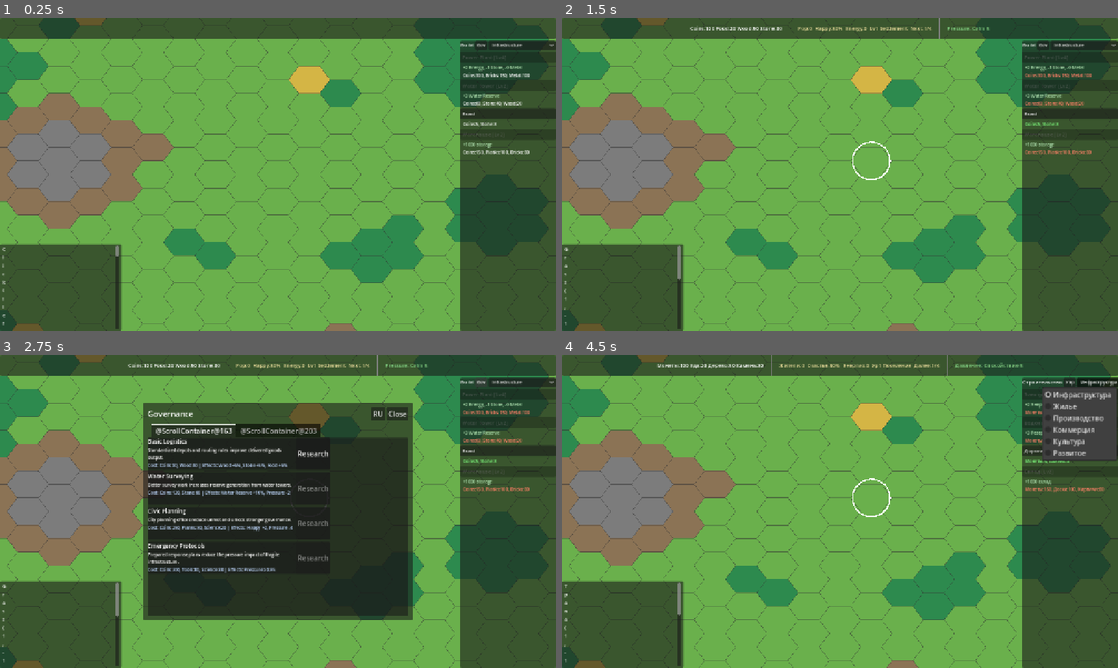
Above: before the commit, frames 1-4 (two rows, left to right).
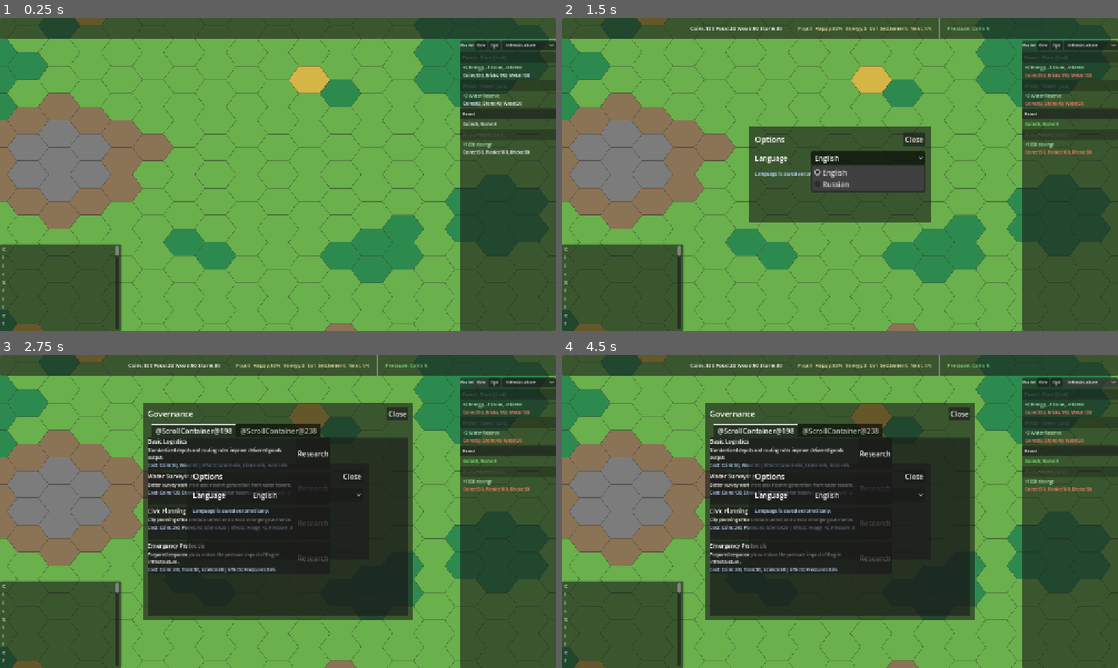
Above: after the commit, the same moments.

Repository: Gaefa/Gamefication
Game: Godot game, scene res://scenes/main.tscn
The game is run twice, just before and just after one commit, with the same random seed, the same clock (stepped at 60 frames per second) and the same inputs.
Inputs (mouse positions are in pixels of both pictures, inside the frame that each line leads up to):
- Up to frame 1 (0.25 s): no input
- Up to frame 2 (1.5 s): click (1056, 46) at 0.5 s, where only the run after the commit has a clickable "Opt"; click (867, 158) at 1.25 s, where only the run after the commit has a clickable "English"
- Up to frame 3 (2.75 s): click "Gov" at 2 s
- Up to frame 4 (4.5 s): click (940, 414) at 2.75 s, where only the run before the commit has a clickable "RU"; click (1067, 383) at 3.5 s, where only the run before the commit has a clickable "Упр"; click (1101, 383) at 4.25 s, where only the run before the commit has a clickable "Инфраструктура"

The runs differ from the first frame. In frame 1, less than 0.1% of the frame differs, in the area x 20-97%, y 7-77%; in frame 2, 10%; in frame 3, 1.8%; in frame 4, 37%, in the area x 0-100%, y 0-99%.

Commit message:
feat: add persisted language options

Diff:
--- a/godot/content/base/localization.json
+++ b/godot/content/base/localization.json
@@ -68,12 +68,12 @@
     "ru": "ЧС"
   },
   "ui.welcome.text": {
-    "en": "Click tile for info\nWASD-Move Scroll-Zoom LMB-Select\nRMB/Esc-Cancel U-Upgrade R-Repair\nB-Bulldoze V-Range G-Gov H-Help",
-    "ru": "Клик по клетке - информация\nWASD-движение Колесо-зум ЛКМ-выбор\nПКМ/Esc-отмена U-улучшить R-починить\nB-снести V-радиус G-управление H-помощь"
+    "en": "Click tile for info\nWASD-Move Scroll-Zoom LMB-Select\nRMB/Esc-Cancel U-Upgrade R-Repair\nB-Bulldoze V-Range G-Gov O-Options H-Help",
+    "ru": "Клик по клетке - информация\nWASD-движение Колесо-зум ЛКМ-выбор\nПКМ/Esc-отмена U-улучшить R-починить\nB-снести V-радиус G-управление O-настройки H-помощь"
   },
   "ui.help.text": {
-    "en": "=== PIXEL CITY BUILDER ===\n\nQUICK START:\n  1.  …(588 unchanged characters)… uction! Higher roads = bigger bonus.\n\nPRESSURE: Calm > Tension > Crisis > Emer …(69 unchanged characters)…
-    "ru": "=== PIXEL CITY BUILDER ===\n\nБЫСТРЫЙ СТАРТ:\n  1 …(657 unchanged characters)… лучшенные дороги дают больший бонус.\n\nДАВЛЕНИЕ: Спокойствие > Напряжение > Кри …(70 unchanged characters)…
+    "en": "=== PIXEL CITY BUILDER ===\n\nQUICK START:\n  1.  …(588 unchanged characters)… uction! Higher roads = bigger bonus.\n\nCONTROLS:\n  G=Governance O=Options H=Help V=Ranges\n\nPRESSURE: Calm > Tension > Crisis > Emer …(69 unchanged characters)…
+    "ru": "=== PIXEL CITY BUILDER ===\n\nБЫСТРЫЙ СТАРТ:\n  1 …(657 unchanged characters)… лучшенные дороги дают больший бонус.\n\nУПРАВЛЕНИЕ:\n  G=управление O=настройки H=помощь V=радиусы\n\nДАВЛЕНИЕ: Спокойствие > Напряжение > Кри …(70 unchanged characters)…
   },
   "ui.tile.cannot_build": {
     "en": "Cannot build here",
@@ -1522,5 +1522,33 @@
   "ui.event.title": {
     "en": "Event",
     "ru": "Событие"
+  },
+  "ui.settings.short": {
+    "en": "Opt",
+    "ru": "Настр"
+  },
+  "ui.settings.tooltip": {
+    "en": "Options (O): language and settings",
+    "ru": "Настройки (O): язык и параметры"
+  },
+  "ui.settings.title": {
+    "en": "Options",
+    "ru": "Настройки"
+  },
+  "ui.settings.language": {
+    "en": "Language",
+    "ru": "Язык"
+  },
+  "ui.settings.language_note": {
+    "en": "Language is saved automatically.",
+    "ru": "Язык сохраняется автоматически."
+  },
+  "ui.language.english": {
+    "en": "English",
+    "ru": "Английский"
+  },
+  "ui.language.russian": {
+    "en": "Russian",
+    "ru": "Русский"
   }
 }
--- a/godot/project.godot
+++ b/godot/project.godot
@@ -87,6 +87,11 @@
 "events": [Object(InputEventKey,"resource_local_to_scene":false,"resource_name":"","device":-1,"window_id":0,"alt_press …(190 unchanged characters)…
 ]
 }
+toggle_settings={
+"deadzone": 0.5,
+"events": [Object(InputEventKey,"resource_local_to_scene":false,"resource_name":"","device":-1,"window_id":0,"alt_pressed":false,"shift_pressed":false,"ctrl_pressed":false,"meta_pressed":false,"pressed":false,"keycode":79,"physical_keycode":0,"key_label":0,"unicode":0,"location":0,"echo":false,"script":null)
+]
+}
 
 [physics]
 
--- a/godot/scripts/autoload/localization.gd
+++ b/godot/scripts/autoload/localization.gd
@@ -5,6 +5,7 @@
 signal locale_changed(locale: String)
 
 const CONTENT_PATH := "res://content/base/localization.json"
+const SETTINGS_PATH := "user://settings.cfg"
 const DEFAULT_LOCALE := "en"
 const SUPPORTED_LOCALES: Array[String] = ["en", "ru"]
 
@@ -15,14 +16,18 @@
 func _ready() -> void:
 	_load_strings()
 	var engine_locale := TranslationServer.get_locale().substr(0, 2).to_lower()
-	set_locale(engine_locale if SUPPORTED_LOCALES.has(engine_locale) else DEFAULT_LOCALE, false)
+	var saved_locale := _load_saved_locale()
+	var initial_locale := saved_locale if saved_locale != "" else engine_locale
+	set_locale(initial_locale if SUPPORTED_LOCALES.has(initial_locale) else DEFAULT_LOCALE, false, false)
 
 
-func set_locale(locale: String, emit_signal: bool = true) -> void:
+func set_locale(locale: String, emit_signal: bool = true, persist: bool = true) -> void:
 	if not SUPPORTED_LOCALES.has(locale):
 		locale = DEFAULT_LOCALE
 	current_locale = locale
 	TranslationServer.set_locale(locale)
+	if persist:
+		_save_locale(locale)
 	if emit_signal:
 		locale_changed.emit(current_locale)
 
@@ -66,3 +71,20 @@
 		return
 	if json.data is Dictionary:
 		_strings = json.data as Dictionary
+
+
+func _load_saved_locale() -> String:
+	var config := ConfigFile.new()
+	if config.load(SETTINGS_PATH) != OK:
+		return ""
+	var locale: String = config.get_value("ui", "locale", "") as String
+	return locale if SUPPORTED_LOCALES.has(locale) else ""
+
+
+func _save_locale(locale: String) -> void:
+	var config := ConfigFile.new()
+	config.load(SETTINGS_PATH)
+	config.set_value("ui", "locale", locale)
+	var err := config.save(SETTINGS_PATH)
+	if err != OK:
+		push_warning("Localization: cannot save locale settings: %s" % err)
--- a/godot/scripts/scenes/hud_root.gd
+++ b/godot/scripts/scenes/hud_root.gd
@@ -10,6 +10,7 @@
 var _build_panel: PanelContainer
 var _build_title_label: Label
 var _build_gov_button: Button
+var _build_settings_button: Button
 var _build_scroll: ScrollContainer
 var _build_vbox: VBoxContainer
 var _category_select: OptionButton
@@ -29,6 +30,9 @@
 var _governance_panel: PanelContainer
 var _governance_visible: bool = false
 var _governance_tabs: TabContainer
+var _settings_panel: PanelContainer
+var _settings_visible: bool = false
+var _settings_language_select: OptionButton
 
 var _selected_coord: Vector2i = Vector2i(-9999, -9999)
 
@@ -44,6 +48,7 @@
 	_build_toast()
 	_build_help_panel()
 	_build_governance_panel()
+	_build_settings_panel()
 	_connect_signals()
 	_set_active_category("Infrastructure")
 
@@ -217,6 +222,11 @@
 	_build_gov_button.pressed.connect(toggle_governance)
 	header.add_child(_build_gov_button)
 
+	_build_settings_button = Button.new()
+	_build_settings_button.add_theme_font_size_override("font_size", 10)
+	_build_settings_button.pressed.connect(toggle_settings)
+	header.add_child(_build_settings_button)
+
 	_category_select = OptionButton.new()
 	_category_select.size_flags_horizontal = Control.SIZE_EXPAND_FILL
 	_category_select.add_theme_font_size_override("font_size", 10)
@@ -257,6 +267,9 @@
 	if _build_gov_button:
 		_build_gov_button.text = Localization.t("ui.governance.short", "Gov")
 		_build_gov_button.tooltip_text = Localization.t("ui.governance.tooltip", "Governance (G): tech tree and policies")
+	if _build_settings_button:
+		_build_settings_button.text = Localization.t("ui.settings.short", "Opt")
+		_build_settings_button.tooltip_text = Localization.t("ui.settings.tooltip", "Options (O): language and settings")
 	if _category_select:
 		var selected_category := _active_category
 		_category_select.clear()
@@ -408,6 +421,8 @@
 		_help_label.text = _get_help_text()
 	if _governance_visible:
 		_rebuild_governance_panel()
+	if _settings_visible:
+		_rebuild_settings_panel()
 
 
 # ===========================================================
@@ -727,6 +742,93 @@
 
 
 # ===========================================================
+# SETTINGS PANEL (center) — Language / options
+# ===========================================================
+
+func _build_settings_panel() -> void:
+	_settings_panel = PanelContainer.new()
+	_settings_panel.set_anchors_preset(PRESET_CENTER)
+	_settings_panel.size = Vector2(420, 220)
+	_settings_panel.position = Vector2(-210, -110)
+	_settings_panel.visible = false
+	_settings_panel.mouse_filter = Control.MOUSE_FILTER_STOP
+	add_child(_settings_panel)
+	_rebuild_settings_panel()
+
+
+func toggle_settings() -> void:
+	_settings_visible = not _settings_visible
+	_settings_panel.visible = _settings_visible
+	if _settings_visible:
+		_rebuild_settings_panel()
+
+
+func _rebuild_settings_panel() -> void:
+	if _settings_panel == null:
+		return
+	for c: Node in _settings_panel.get_children():
+		c.queue_free()
+
+	var margin := MarginContainer.new()
+	margin.add_theme_constant_override("margin_left", 14)
+	margin.add_theme_constant_override("margin_top", 14)
+	margin.add_theme_constant_override("margin_right", 14)
+	margin.add_theme_constant_override("margin_bottom", 14)
+	_settings_panel.add_child(margin)
+
+	var root := VBoxContainer.new()
+	root.add_theme_constant_override("separation", 12)
+	margin.add_child(root)
+
+	var header := HBoxContainer.new()
+	root.add_child(header)
+
+	var title := Label.new()
+	title.text = Localization.t("ui.settings.title", "Options")
+	title.add_theme_font_size_override("font_size", 18)
+	title.size_flags_horizontal = Control.SIZE_EXPAND_FILL
+	header.add_child(title)
+
+	var close_btn := Button.new()
+	close_btn.text = Localization.t("ui.common.close", "Close")
+	close_btn.pressed.connect(toggle_settings)
+	header.add_child(close_btn)
+
+	var language_row := HBoxContainer.new()
+	language_row.add_theme_constant_override("separation", 10)
+	root.add_child(language_row)
+
+	var language_label := Label.new()
+	language_label.text = Localization.t("ui.settings.language", "Language")
+	language_label.custom_minimum_size.x = 120
+	language_row.add_child(language_label)
+
+	_settings_language_select = OptionButton.new()
+	_settings_language_select.size_flags_horizontal = Control.SIZE_EXPAND_FILL
+	_settings_language_select.add_item(Localization.t("ui.language.english", "English"))
+	_settings_language_select.set_item_metadata(0, "en")
+	_settings_language_select.add_item(Localization.t("ui.language.russian", "Russian"))
+	_settings_language_select.set_item_metadata(1, "ru")
+	_settings_language_select.select(0 if Localization.current_locale == "en" else 1)
+	_settings_language_select.item_selected.connect(_on_settings_language_selected)
+	language_row.add_child(_settings_language_select)
+
+	var note := Label.new()
+	note.text = Localization.t("ui.settings.language_note", "Language is saved automatically.")
+	note.autowrap_mode = TextServer.AUTOWRAP_WORD_SMART
+	note.add_theme_font_size_override("font_size", 11)
+	note.add_theme_color_override("font_color", Color(0.75, 0.85, 1.0))
+	root.add_child(note)
+
+
+func _on_settings_language_selected(index: int) -> void:
+	if _settings_language_select == null:
+		return
+	var locale := _settings_language_select.get_item_metadata(index) as String
+	Localization.set_locale(locale)
+
+
+# ===========================================================
 # GOVERNANCE PANEL (center) — Tech / Policies
 # ===========================================================
 
@@ -758,12 +860,6 @@
 	title.add_theme_font_size_override("font_size", 18)
 	title.size_flags_horizontal = Control.SIZE_EXPAND_FILL
 	header.add_child(title)
-
-	var lang_btn := Button.new()
-	lang_btn.text = Localization.t("ui.language.toggle", "RU")
-	lang_btn.tooltip_text = Localization.t("ui.language.tooltip", "Switch language")
-	lang_btn.pressed.connect(_toggle_language)
-	header.add_child(lang_btn)
 
 	var close_btn := Button.new()
 	close_btn.text = Localization.t("ui.common.close", "Close")
@@ -942,11 +1038,6 @@
 	orch.command_bus.execute(SetPolicyCommand.new(policy_id))
 	_update_resource_bar()
 	_rebuild_governance_panel()
-
-
-func _toggle_language() -> void:
-	Localization.toggle_locale()
-
 
 func _can_research_tech(def: Dictionary) -> bool:
 	if not GameStateStore.can_afford(def.get("cost", {})):
--- a/godot/scripts/scenes/main.gd
+++ b/godot/scripts/scenes/main.gd
@@ -146,6 +146,9 @@
 	elif Input.is_action_just_pressed("toggle_governance"):
 		if _hud and _hud.has_method("toggle_governance"):
 			_hud.call("toggle_governance")
+	elif Input.is_action_just_pressed("toggle_settings"):
+		if _hud and _hud.has_method("toggle_settings"):
+			_hud.call("toggle_settings")
 	elif Input.is_action_just_pressed("upgrade_building"):
 		if _selected_coord != Vector2i(-9999, -9999):
 			var cmd := UpgradeBuildingCommand.new(_selected_coord)
Not shown, changed: docs/I18N.md
